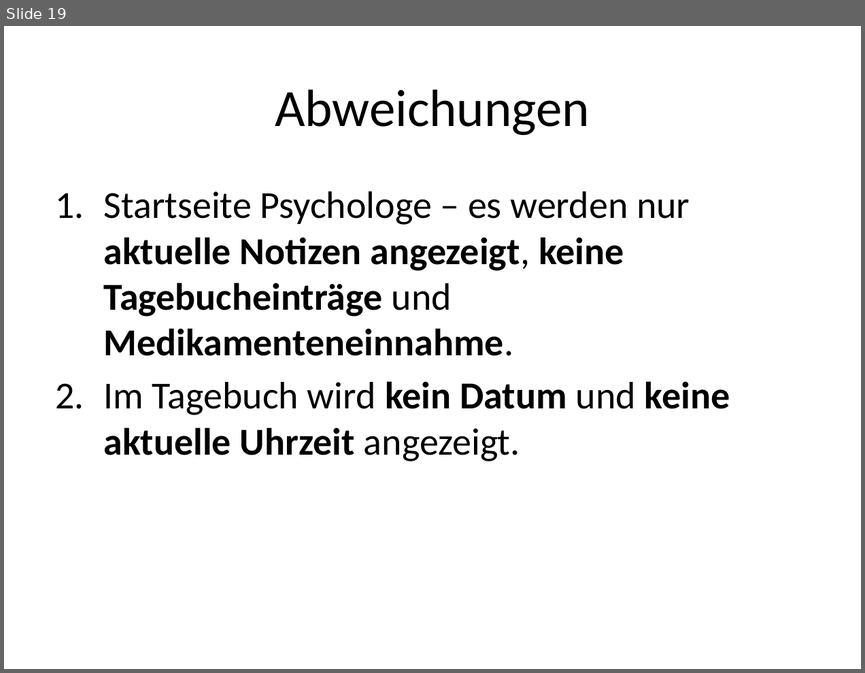
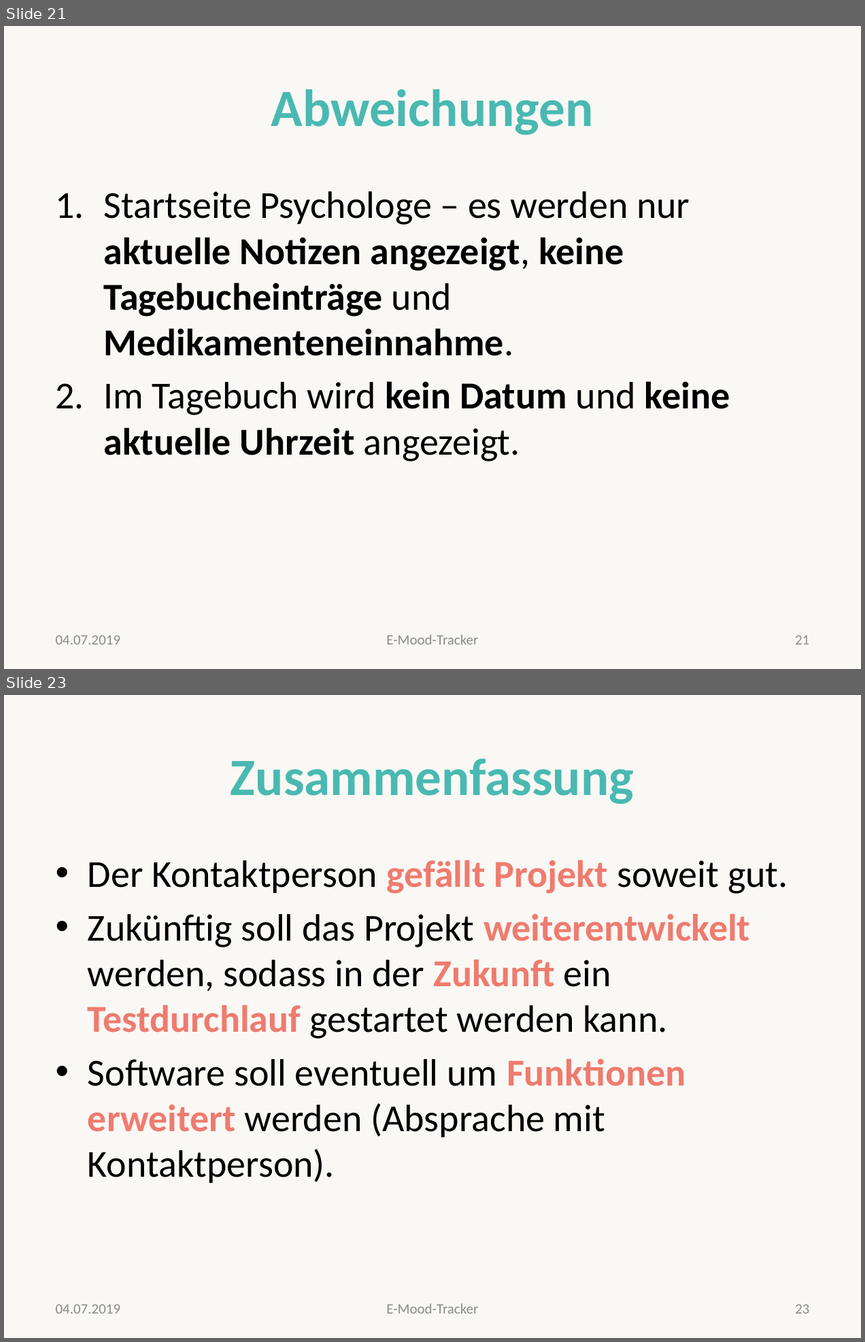
Before and after one commit to valeriapag/E-Mood-Tracker, a slide deck: Doku/endpräsentation-ehalth.pptx. Shown one above the other, each under a label of ours: slide 19 before the commit, slides 21 and 23 after it; the slides between them are not shown. The pictures are 865x673 and 865x1342 pixels, drawn with LibreOffice and Linux fonts; fonts in the diff are those of the drawing. Boxes give left, top, right and bottom in pixels: in the first picture for what was removed or moved away, otherwise in the second. Text is boxed around its words. In the diff, an @@ line names an element or a change of style, - is before the commit and + after.

```diff
--- a/Doku/endpräsentation-ehalth.pptx
+++ b/Doku/endpräsentation-ehalth.pptx
@@ slide 23 added at (4, 695, 861, 1338), background #EEECE1 at 33% opacity @@
@@ title added at (230, 758, 634, 804), 44 pt, text #49B9B1, bold @@
+Zusammenfassung
@@ text added at (88, 860, 788, 1183), 32 pt, text #000000 @@
+• Der Kontaktperson gefällt Projekt soweit gut.
+• Zukünftig soll das Projekt weiterentwickelt werden, sodass in der Zukunft ein Testdurchlauf gestartet werden kann.
+• Software soll eventuell um Funktionen erweitert werden (Absprache mit Kontaktperson).
@@ text added at (56, 1304, 121, 1313), 12 pt, text #8C8C8C @@
+04.07.2019
@@ text added at (386, 1303, 478, 1313), 12 pt, text #8C8C8C @@
+E-Mood-Tracker
@@ page number added at (795, 1304, 809, 1313), 12 pt, text #8C8C8C @@
+23
@@ what was slide 19 is now slide 21 @@
@@ slide 21 changed as well @@
@@ background #FFFFFF to #EEECE1 at 33% opacity @@
@@ title "Abweichungen" at (271, 89, 594, 135): text colour #000000 to #49B9B1, bold on @@
@@ text added at (56, 635, 121, 644), 12 pt, text #8C8C8C @@
+04.07.2019
@@ text added at (386, 634, 478, 644), 12 pt, text #8C8C8C @@
+E-Mood-Tracker
@@ page number added at (795, 635, 809, 644), 12 pt, text #8C8C8C @@
+21
```
Also in this commit, not shown: 8 other slides changed, 13 other slides added, 9 slides removed, 1 other file.
